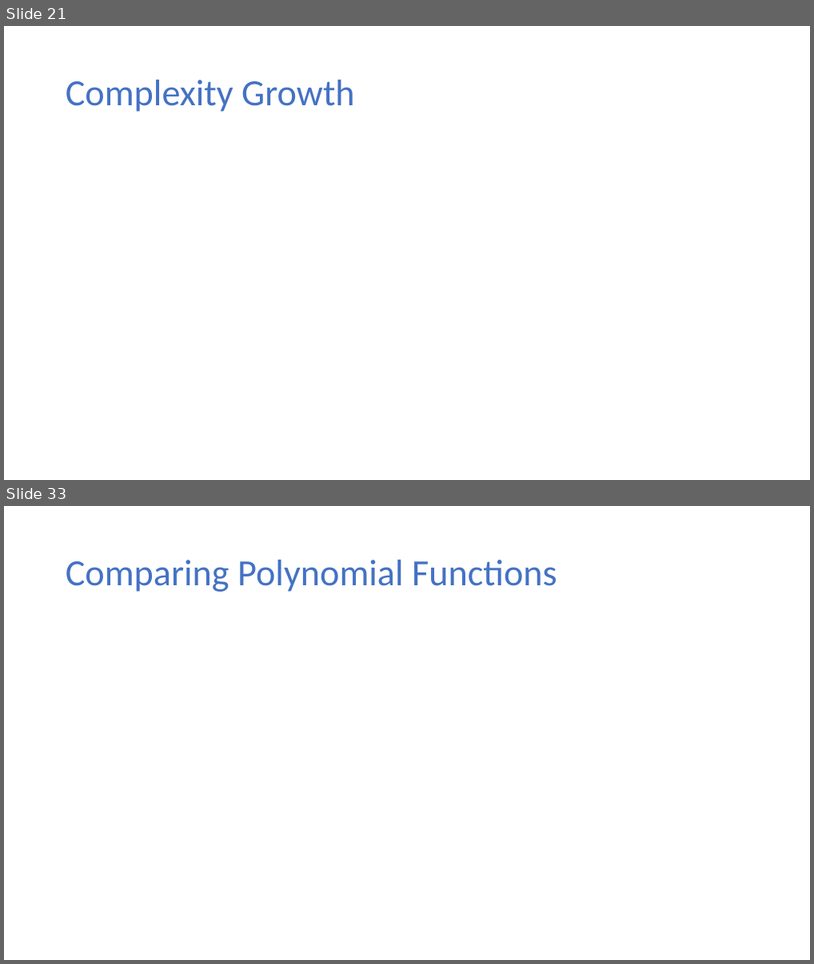
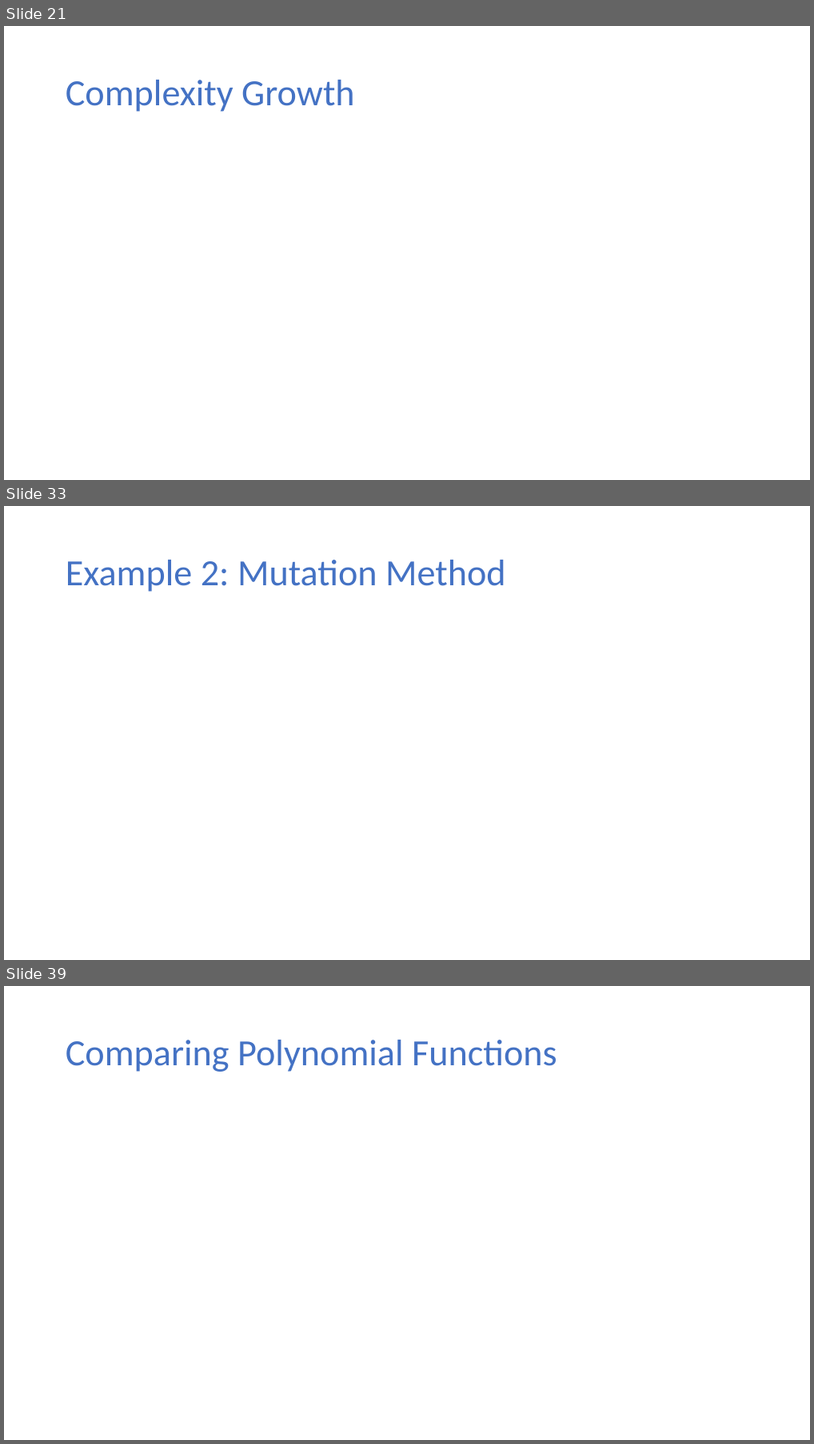
Before and after one commit to ekkapotc/EA2021, a slide deck: Slides/Lecture 1.pptx. Shown one above the other, each under a label of ours: slides 21 and 33 before the commit, slides 21, 33 and 39 after it; the slides between them are not shown. The pictures are 814x964 and 814x1444 pixels, drawn with LibreOffice and Linux fonts; fonts in the diff are those of the drawing; grey boxes stand for pictures. Boxes give left, top, right and bottom in pixels: in the first picture for what was removed or moved away, otherwise in the second. Text is boxed around its words. In the diff, an @@ line names an element or a change of style, - is before the commit and + after.

```diff
--- a/Slides/Lecture 1.pptx
+++ b/Slides/Lecture 1.pptx
@@ slide 33 added at (x1=4, y1=506, x2=810, y2=960), background #FFFFFF @@
@@ title added at (x1=66, y1=560, x2=506, y2=592), 44 pt, text #4472C4 @@
+Example 2: Mutation Method
@@ what was slide 33 is now slide 39 @@
```
Also in this commit, not shown: 6 slides changed, 18 other slides added, 7 slides removed, 9 other files.
